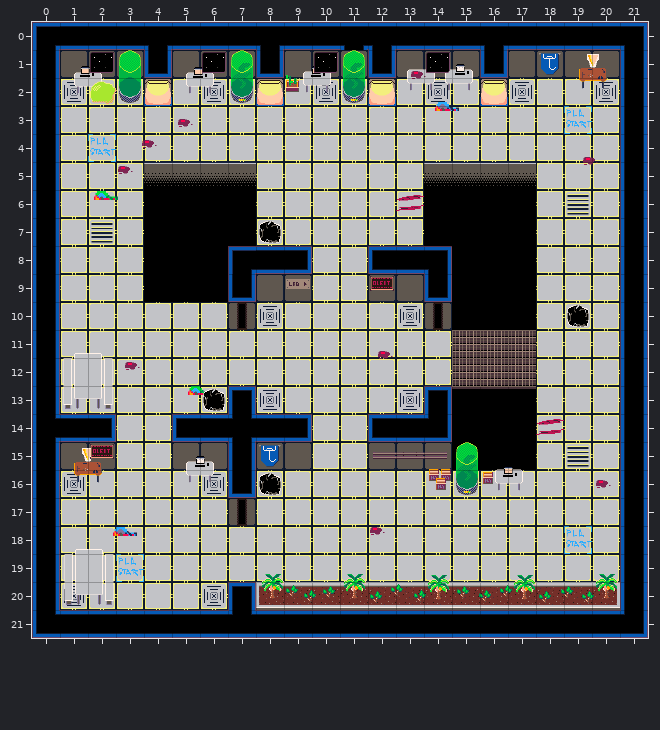
One commit to this Tiled map: assets-private/tiled/laboratory.tmx. This is how it looked before the edit.
Cells are 32x32 px. Shown: x 0..21, y 0..21.
New version:
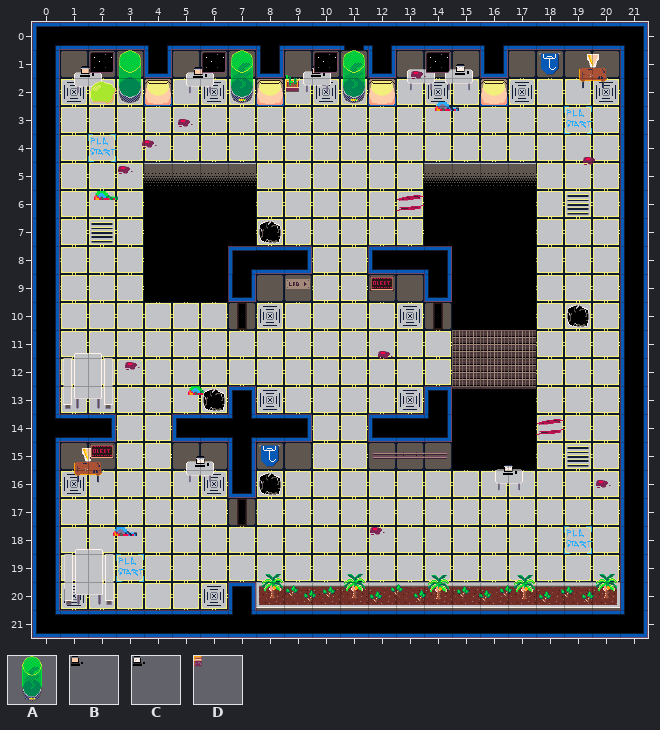
Key: from "Props": A 0, B 7, C 8, D 11.
Objects are placed by their top-left corner, in cells (3,4 is the top-left corner of cell 3,4); size is 1x1 cell unless given.
From old to new:
Layer "props":
A new object: C at 16.8,15.8 size 2x2.
Object A at 14.5,15 size 2x2 is removed.
Object B at 16.8,15.9 size 2x2 is removed.
Object D at 14.6,16 size 2x2 is removed.
Object D at 14.2,16 size 2x2 is removed.
Object D at 16.1,16.1 size 2x2 is removed.
Object D at 14.4,16.3 size 2x2 is removed.
Boxes around the changes in both pictures, in picture pixels (x1, y1, x2, y2):
changed: (429, 442, 517, 495)
